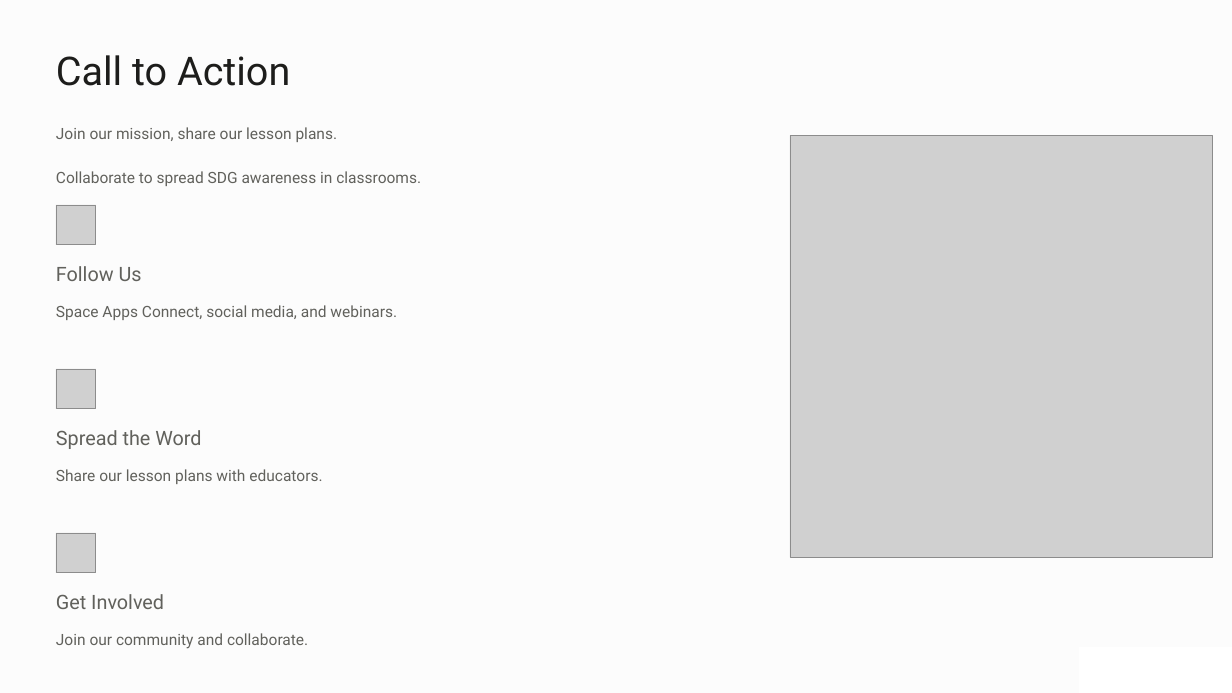
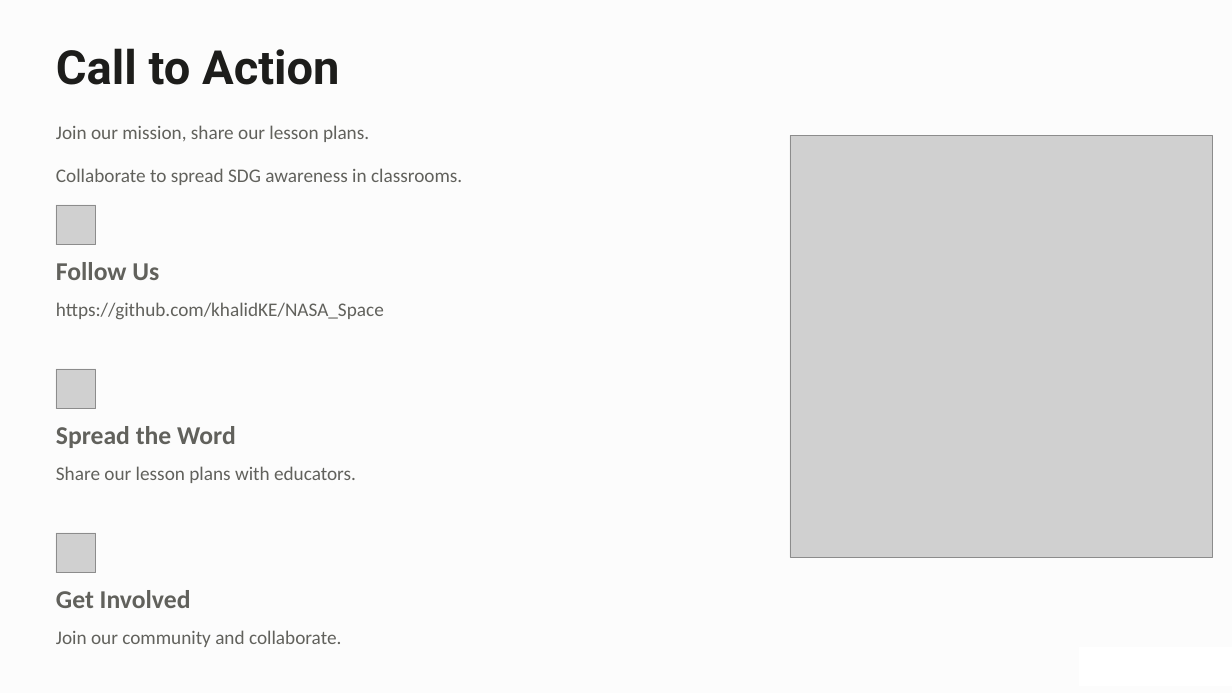
Before and after one commit to Abdelrahman47-code/Nasa-Space-Apps-2024-SDG-EduLab, a slide deck: slide 7 of src/assets/2024-NASA-Space-Apps-Challenge.pptx. Drawn at 1232x693 pixels with LibreOffice and Linux fonts; fonts in the diff are those of the drawing; grey boxes stand for pictures; background and template pictures are left out. Boxes give left, top, right and bottom in pixels: in the first picture for what was removed or moved away, otherwise in the second. Text is boxed around its words. In the diff, an @@ line names an element or a change of style, - is before the commit and + after.

```diff
--- a/src/assets/2024-NASA-Space-Apps-Challenge.pptx
+++ b/src/assets/2024-NASA-Space-Apps-Challenge.pptx
@@ text "Call to Action" at <box>56,48,339,85</box>: size 37 to 44 pt, bold on @@
@@ text at <box>56,302,384,320</box>: text changed; size 14.5 to 18 pt; font Roboto to Calibri @@
-Space Apps Connect, social media, and webinars.
+https://github.com/khalidKE/NASA_Space
@@ size 18.5 to 24 pt, font Roboto to Calibri, bold on in 3 elements at <box>56,262,159,280</box>, <box>56,426,236,448</box>, <box>56,590,191,608</box> @@
@@ size 14.5 to 18 pt, font Roboto to Calibri in 4 elements at <box>56,125,369,142</box>, <box>56,168,462,185</box>, <box>56,466,356,483</box>, <box>56,630,341,647</box> @@
```
Also in this commit, not shown: 5 other slides changed, 1 slide removed, 3 other files.
